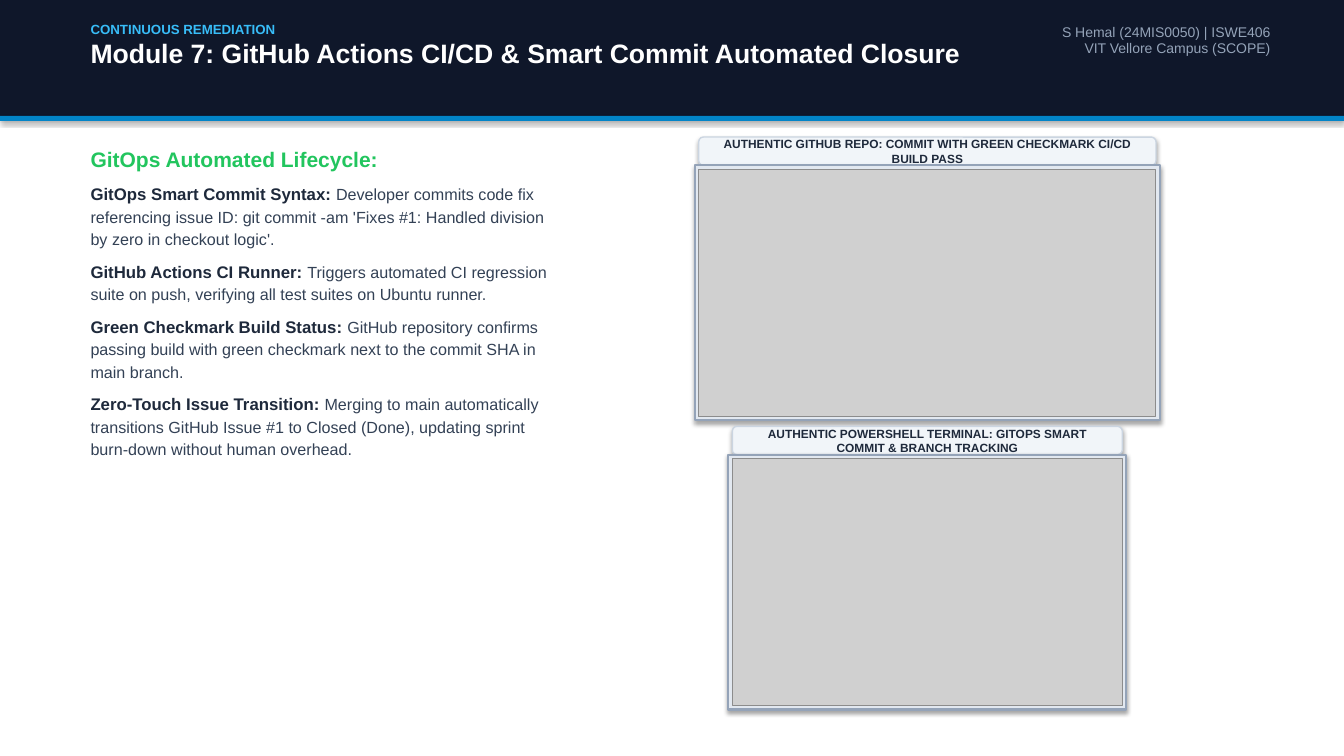
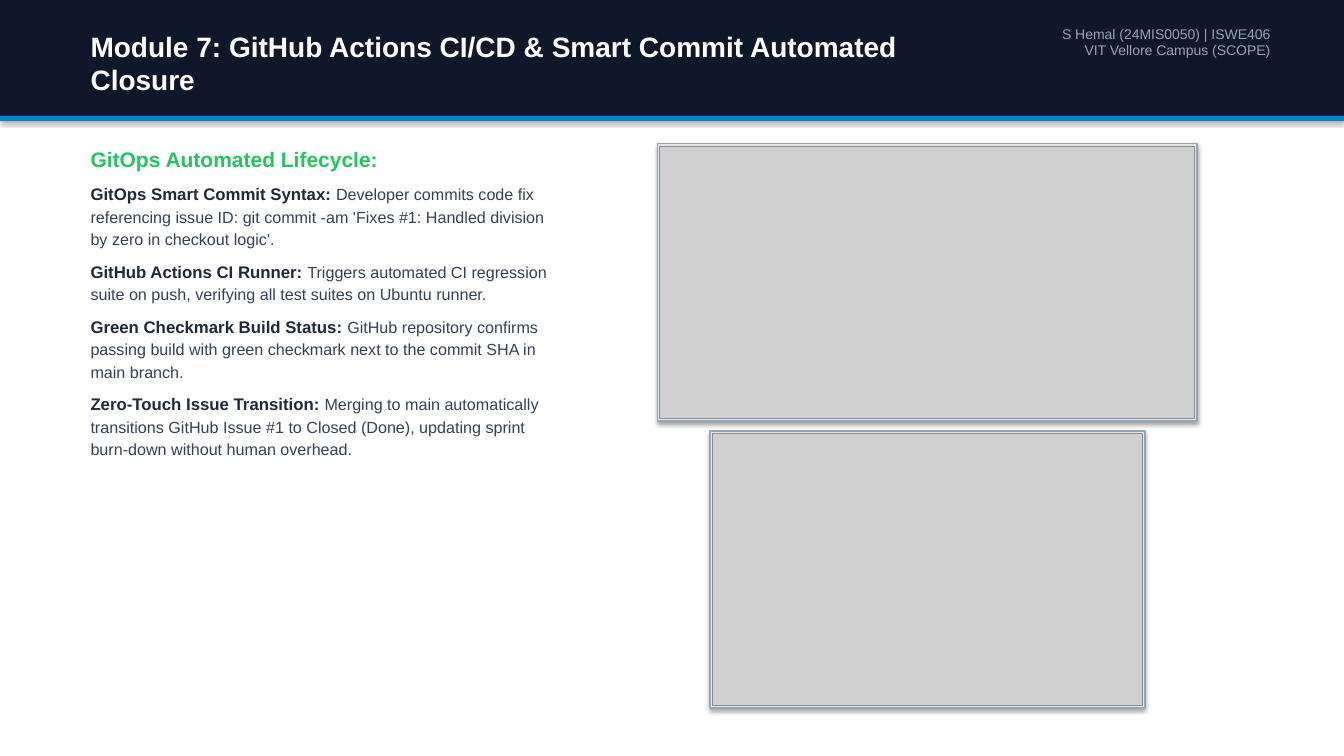
Before and after one commit to hemalexe/devopss-incident-watchdog, a slide deck: slide 12 of FlashMart_Incident_Watchdog_Application_Guide.pptx. Drawn at 1344x756 pixels with LibreOffice and Linux fonts; fonts in the diff are those of the drawing; grey boxes stand for pictures. Boxes give left, top, right and bottom in pixels: in the first picture for what was removed or moved away, otherwise in the second. Text is boxed around its words. In the diff, an @@ line names an element or a change of style, - is before the commit and + after.

```diff
--- a/FlashMart_Incident_Watchdog_Application_Guide.pptx
+++ b/FlashMart_Incident_Watchdog_Application_Guide.pptx
@@ text "Module 7: GitHub Actions CI/CD ..." moved from (x1=91, y1=24, x2=960, y2=64) to (x1=91, y1=36, x2=896, y2=91) @@
@@ text "Module 7: GitHub Actions CI/CD ..." at (x1=91, y1=36, x2=896, y2=91): size 19 to 20 pt @@
@@ text at (x1=91, y1=24, x2=275, y2=34): paragraph removed @@
-CONTINUOUS REMEDIATION
@@ rectangle at (x1=657, y1=144, x2=1198, y2=421): outline #94A3B8 1.5 pt to #94A3B8 1.2 pt @@
@@ rectangle resized from (x1=695, y1=165, x2=1160, y2=420) to (x1=657, y1=144, x2=1198, y2=421) @@
@@ picture resized from (x1=699, y1=169, x2=1156, y2=416) to (x1=660, y1=146, x2=1196, y2=418) @@
@@ rounded rectangle removed at (x1=699, y1=137, x2=1156, y2=165) @@
-AUTHENTIC GITHUB REPO: COMMIT WITH GREEN CHECKMARK CI/CD BUILD PASS
@@ rectangle resized from (x1=729, y1=455, x2=1127, y2=710) to (x1=710, y1=432, x2=1144, y2=709) @@
@@ rectangle at (x1=710, y1=432, x2=1144, y2=709): outline #94A3B8 1.5 pt to #94A3B8 1.2 pt @@
@@ picture resized from (x1=733, y1=459, x2=1123, y2=706) to (x1=713, y1=434, x2=1142, y2=706) @@
@@ rounded rectangle removed at (x1=733, y1=426, x2=1123, y2=455) @@
-AUTHENTIC POWERSHELL TERMINAL: GITOPS SMART COMMIT & BRANCH TRACKING
```
Also in this commit, not shown: 13 other slides changed, 12 other files.
